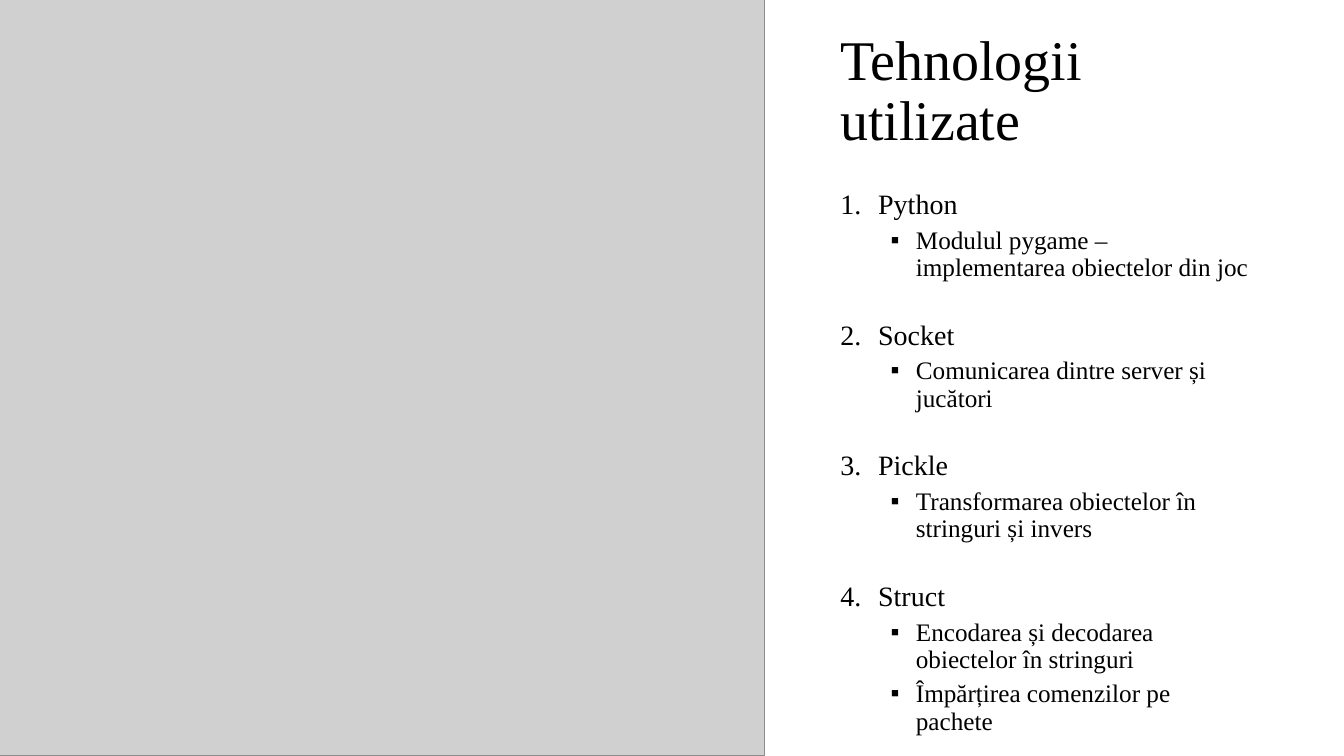
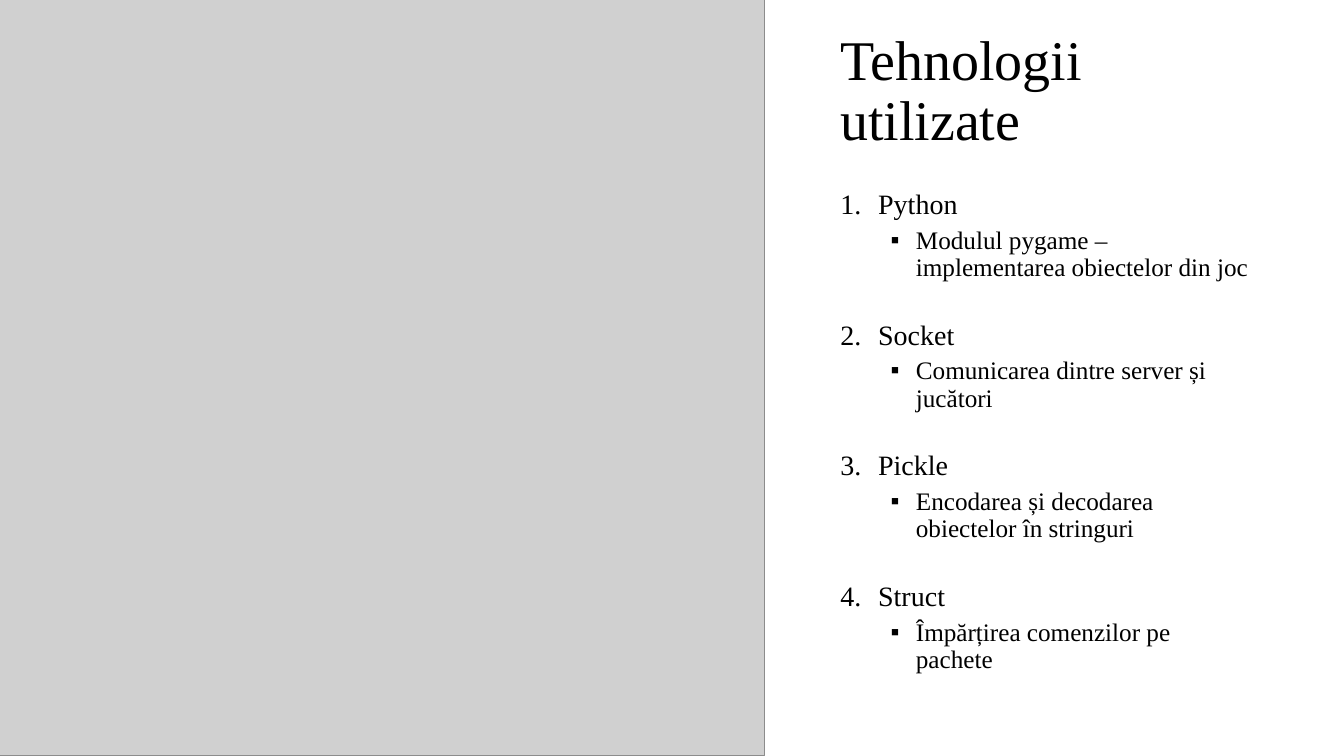
Before and after one commit to hateofhades/battleships-py-project, a slide deck: slide 4 of presentation_battleships.pptx. Drawn at 1344x756 pixels with LibreOffice and Linux fonts; fonts in the diff are those of the drawing; grey boxes stand for pictures. Boxes give left, top, right and bottom in pixels: in the first picture for what was removed or moved away, otherwise in the second. Text is boxed around its words. In the diff, an @@ line names an element or a change of style, - is before the commit and + after.

Commit message:
Update presentation

```diff
--- a/presentation_battleships.pptx
+++ b/presentation_battleships.pptx
@@ text at (916, 492, 1153, 543): text changed @@
-  ▪ Transformarea obiectelor în stringuri și invers
+  ▪ Encodarea și decodarea obiectelor în stringuri
@@ text at (916, 623, 1153, 674): paragraph removed @@
-  ▪ Encodarea și decodarea obiectelor în stringuri
```
